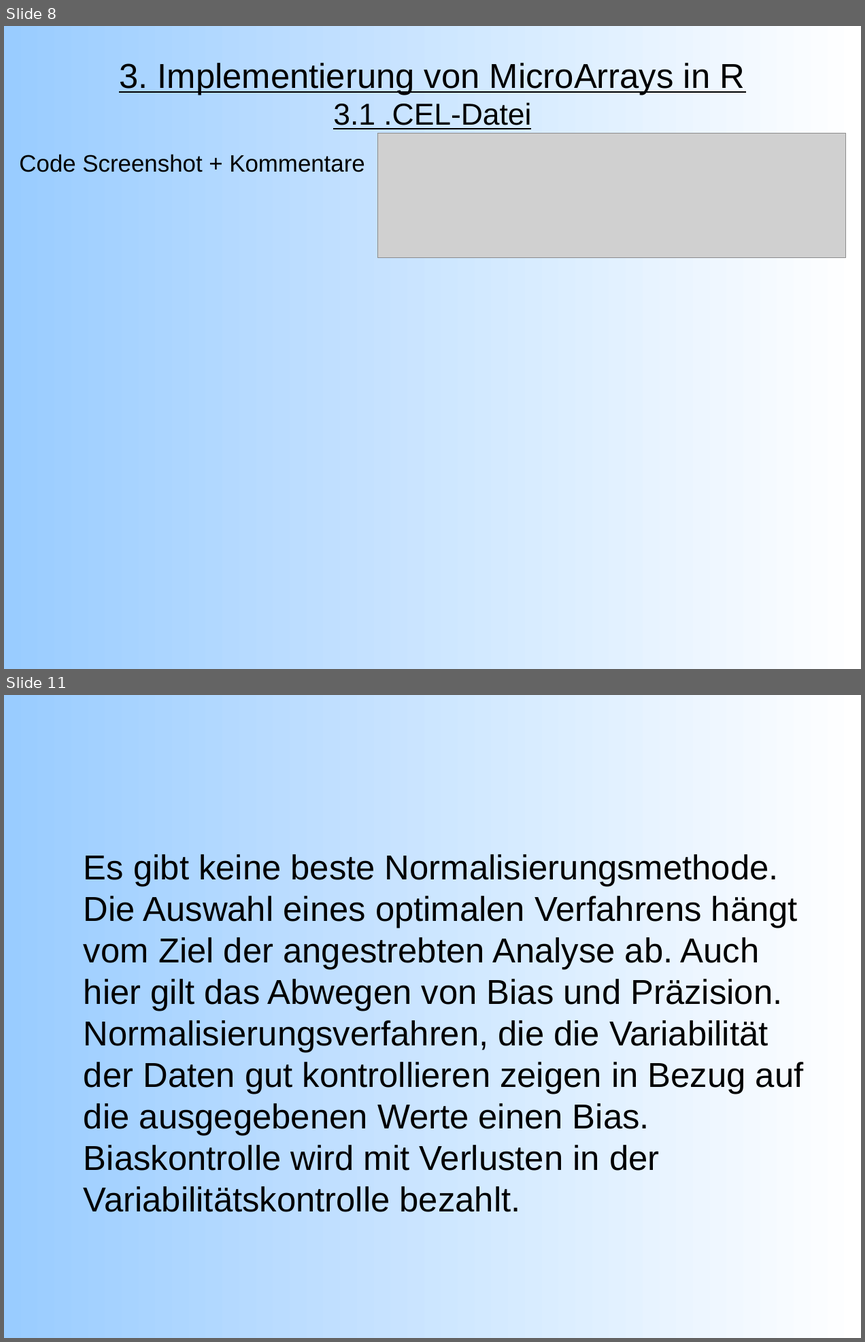
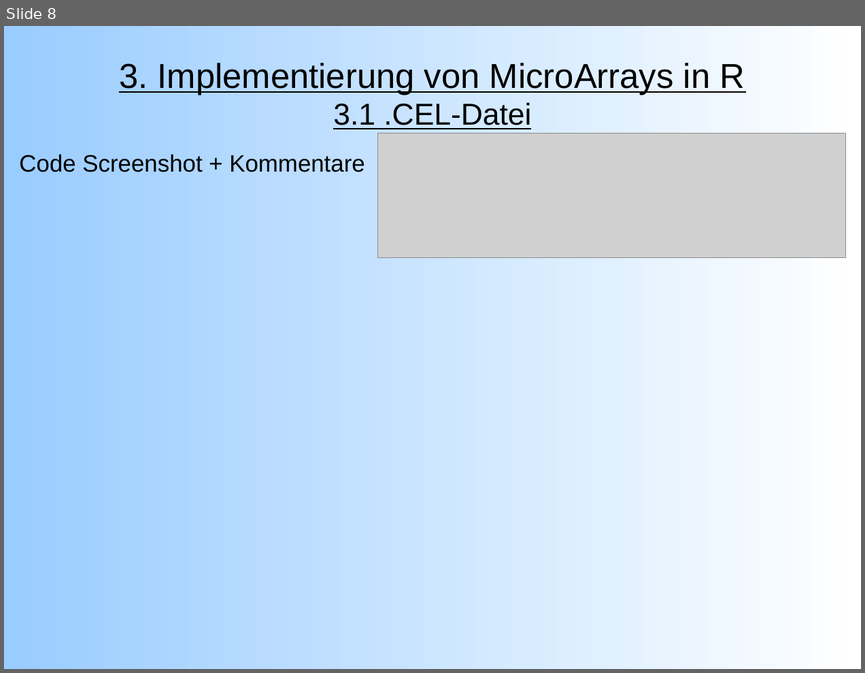
Before and after one commit to emmkey/GenEx, a slide deck: W1 Praesentation.odp. Shown one above the other, each under a label of ours: slides 8 and 11 before the commit, slide 8 after it; the slides between them are not shown. The pictures are 865x1342 and 865x673 pixels, drawn with LibreOffice and Linux fonts; fonts in the diff are those of the drawing; grey boxes stand for pictures. Boxes give left, top, right and bottom in pixels: in the first picture for what was removed or moved away, otherwise in the second. Text is boxed around its words. In the diff, an @@ line names an element or a change of style, - is before the commit and + after.

```diff
--- a/W1 Praesentation.odp
+++ b/W1 Praesentation.odp
@@ slide 11 removed at [4,695,861,1338], background gradient #99CCFF to #FFFFFF @@
@@ text removed at [84,854,804,1212] @@
-Es gibt keine beste Normalisierungsmethode. Die Auswahl eines optimalen Verfahrens hängt vom Ziel der angestrebten Analyse ab. Auch hier gilt das Abwegen von Bias und Präzision. Normalisierungsverfahren, die die Variabilität der Daten gut kontrollieren zeigen in Bezug auf die ausgegebenen Werte einen Bias. Biaskontrolle wird mit Verlusten in der Variabilitätskontrolle bezahlt.
```
Also in this commit, not shown: 7 slides changed, 1 other slide removed.
